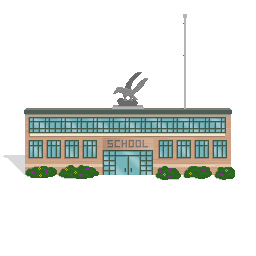
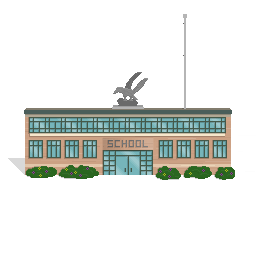
Two versions of the same layered image (256×256). Layer-by-layer changes:
painted on "Layer 11" over [3, 155, 25, 158]
